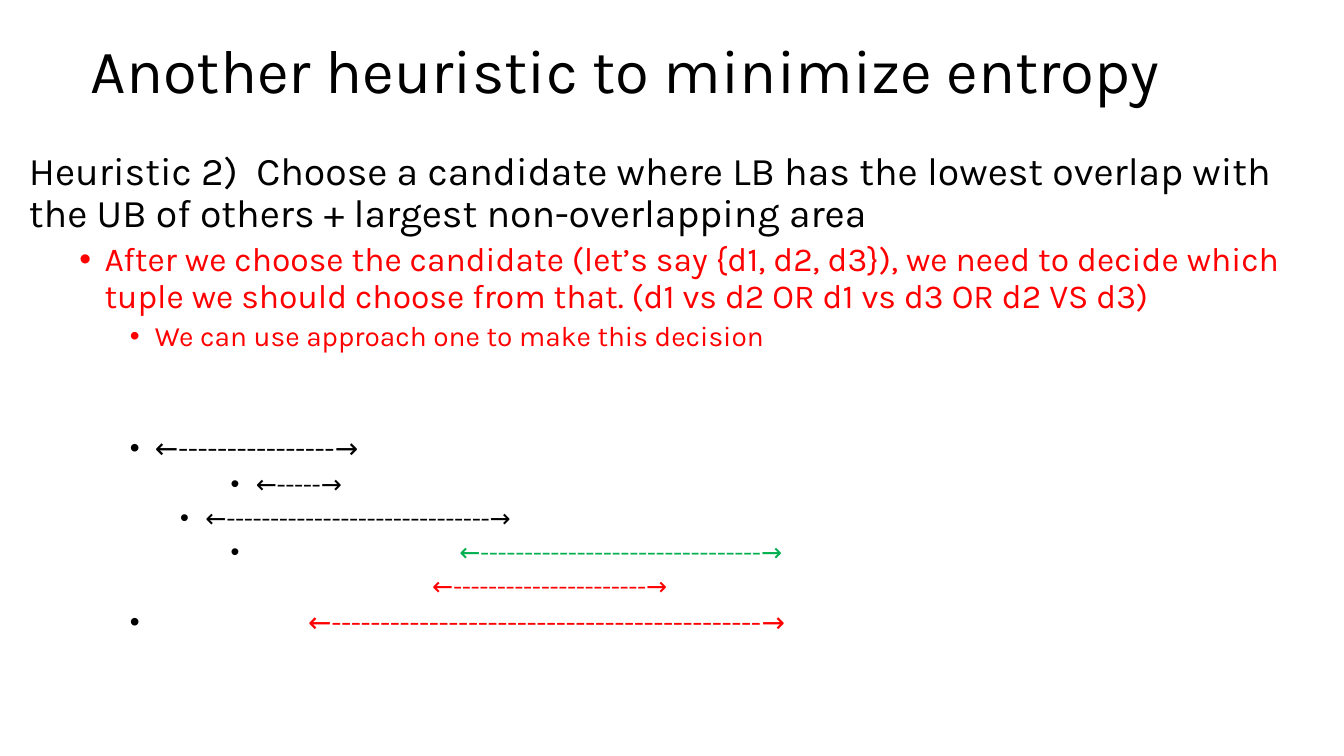
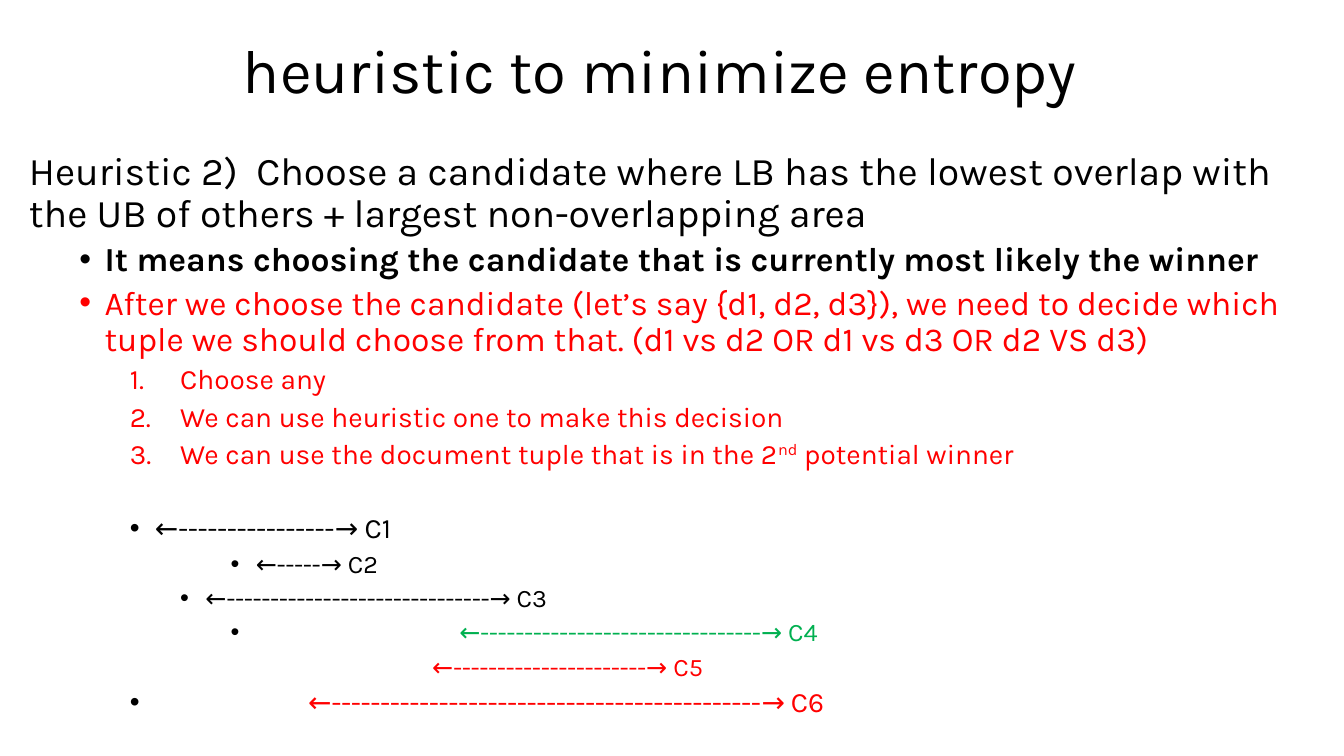
Before and after one commit to sohrabnamazinia/Personalized-Top-K-Set-Queries, a slide deck: slide 22 of rankingwithLLM.pptx. Drawn at 1344x756 pixels with LibreOffice and Linux fonts; fonts in the diff are those of the drawing. Boxes give left, top, right and bottom in pixels: in the first picture for what was removed or moved away, otherwise in the second. Text is boxed around its words. In the diff, an @@ line names an element or a change of style, - is before the commit and + after.

Commit message:
update slides

```diff
--- a/rankingwithLLM.pptx
+++ b/rankingwithLLM.pptx
@@ title at [243,50,1076,108]: text changed @@
-Another heuristic to minimize entropy
+heuristic to minimize entropy
@@ text at [105,247,1258,280]: paragraph added @@
+  • It means choosing the candidate that is currently most likely the winner
@@ text at [180,370,1013,713]: text changed @@
-    • We can use approach one to make this decision
-    • ←----------------→
-        • ←-----→
-      • ←------------------------------→
-        • ←--------------------------------→
-                ←----------------------→
-    • ←--------------------------------------------→
+    1. Choose any
+    2. We can use heuristic one to make this decision
+    3. We can use the document tuple that is in the 2nd potential winner
+    • ←----------------→ C1
+        • ←-----→ C2
+      • ←------------------------------→ C3
+        • ←--------------------------------→ C4
+                ←----------------------→ C5
+    • ←--------------------------------------------→ C6
```
Also in this commit, not shown: 2 other slides changed, 1 slide added, 2 other files.
